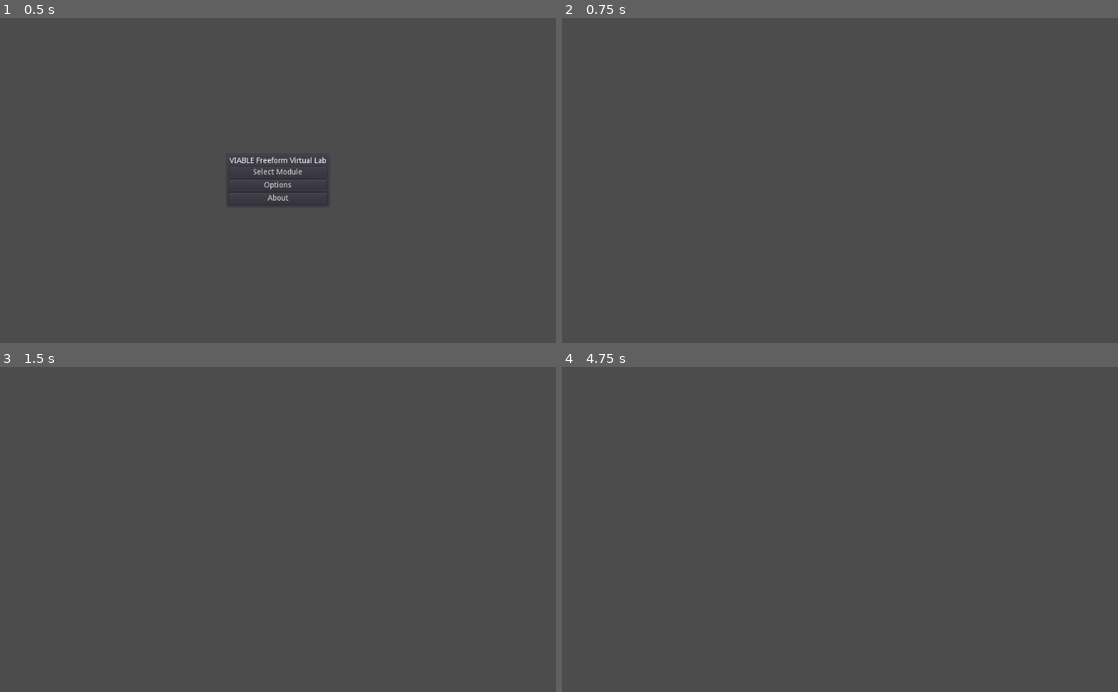
Above: before the commit, frames 1-4 (two rows, left to right).
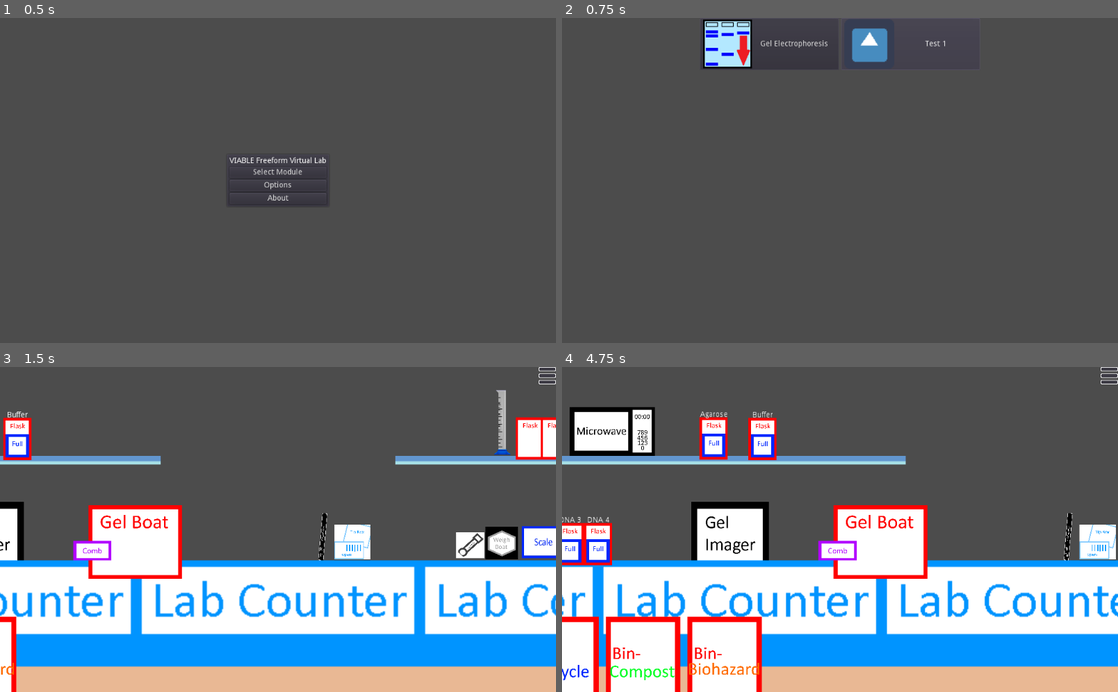
Above: after the commit, the same moments.

Repository: project-viable/viable-virtual-lab
Game: Godot game, scene res://Main.tscn
Two runs of this game, one before a commit and one after it. Both use one fixed random seed, a clock stepped at 60 frames per second and the inputs below. The engine's default icon, where the game draws it, is replaced by a stand-in: a white triangle on a blue panel in a dark square.
Inputs (mouse positions are in pixels of both pictures, inside the frame that each line leads up to):
- Up to frame 1 (0.5 s): no input
- Up to frame 2 (0.75 s): click "Select Module" at 0.5 s
- Up to frame 3 (1.5 s): click (205, 393) at 1.25 s, where only the run after the commit has a clickable "Gel Electrophoresis"
- Up to frame 4 (4.75 s): click (1106, 376) at 2.02 s; click (1106, 376) at 2.77 s; click (1106, 376) at 3.52 s; tap Enter at 4.25 s; move the mouse to (962, 513) at 4.27 s; hold Left (CameraLeft) from 4.28 s (still down)

Frame 1 is identical in both runs. In frame 2, 2.1% of the frame differs, in the area x 25-75%, y 0-16%; in frame 3, 50%; in frame 4, 53%, in the area x 0-100%, y 0-100%.
Error before the commit: Invalid get index 'Show' (on base: 'null instance'). (res://Scripts/UI/Menu.gd:39)

Commit message:
Uploaded new graduated cylinder image and added to GraduatedCylinder scene

Diff:
--- a/project/source/Scenes/Modules/GelElectrophoresis.tscn
+++ b/project/source/Scenes/Modules/GelElectrophoresis.tscn
@@ -11,7 +11,7 @@
 [ext_resource path="res://Scenes/Objects/TestScale.tscn" type="PackedScene" id=9]
 [ext_resource path="res://Scenes/Objects/WeighBoat.tscn" type="PackedScene" id=10]
 [ext_resource path="res://Scenes/Objects/TestPipette.tscn" type="PackedScene" id=11]
-[ext_resource path="res://Scenes/Objects/TestGraduatedCylinder.tscn" type="PackedScene" id=13]
+[ext_resource path="res://Scenes/Objects/GraduatedCylinder.tscn" type="PackedScene" id=13]
 [ext_resource path="res://Scenes/Substances/GelModule/AgarPowderSubstance.tscn" type="PackedScene" id=14]
 [ext_resource path="res://Scenes/Substances/GelModule/GelMixManager.gd" type="Script" id=15]
 [ext_resource path="res://Scenes/Objects/SharpsDisposal.tscn" type="PackedScene" id=17]
@@ -134,7 +134,7 @@
 position = Vector2( 488, 24 )
 draggable = false
 
-[node name="TestGraduatedCylinder" parent="." instance=ExtResource( 13 )]
+[node name="GraduatedCylinder" parent="." instance=ExtResource( 13 )]
 position = Vector2( 413, -198 )
 
 [node name="ElectrolysisSetup" parent="." instance=ExtResource( 21 )]
Binary file added: project/source/Images/Graduated_Cylinder.png
Not shown, added: project/source/Images/Graduated_Cylinder.png.import
